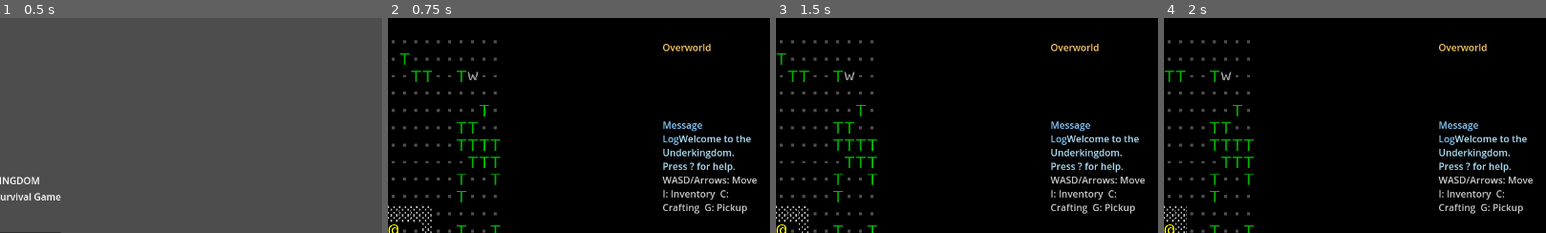
Above: before the commit, frames 1-4 (left to right).
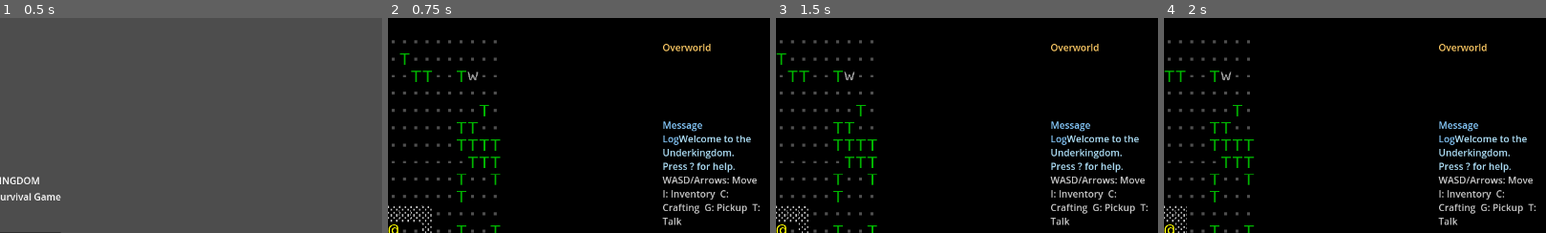
Above: after the commit, the same moments.

Repository: stevenraines/underkingdom-godot-cc
Game: Godot game, scene res://scenes/main.tscn
The game is run twice, just before and just after one commit, with the same random seed, the same clock (stepped at 60 frames per second) and the same inputs.
Inputs:
- Up to frame 1 (0.5 s): no input
- Up to frame 2 (0.75 s): click "Start New Game" at 0.5 s
- Up to frame 3 (1.5 s): tap Enter (ui_accept) at 1.25 s; hold Right (ui_right) from 1.28 s (still down); tap R at 1.35 s
- Up to frame 4 (2 s): keep holding Right (ui_right); tap Enter (ui_accept) at 1.52 s
The pictures show only the part of the screen within x 50-100%, y 2-52%; the shares and areas given below are measured in that part.

Frame 1 is identical in both runs. In frame 2, 0.1% of the frame differs, in the area x 71-98%, y 86-97%; in frame 3, 0.1%; in frame 4, 0.1%.

Commit message:
Connect message_logged signal to display system messages
Added _on_message_logged handler to game.gd to display messages from
the shop system, NPC interactions, and other game systems in the
message log. Updated welcome message to include T key for talking.

This fixes the issue where pressing T to interact with NPCs didn't
show any feedback to the player.

🤖 Generated with [Claude Code](https://claude.com/claude-code)

Co-Authored-By: Claude Sonnet 4.5 <noreply@anthropic.com>

Diff:
--- a/scenes/game.gd
+++ b/scenes/game.gd
@@ -86,13 +86,14 @@
 	EventBus.inventory_changed.connect(_on_inventory_changed)
 	EventBus.item_picked_up.connect(_on_item_picked_up)
 	EventBus.item_dropped.connect(_on_item_dropped)
+	EventBus.message_logged.connect(_on_message_logged)
 
 	# Update HUD
 	_update_hud()
 
 	# Add welcome message
 	_add_message("Welcome to the Underkingdom. Press ? for help.", Color(0.7, 0.9, 1.0))
-	_add_message("WASD/Arrows: Move  I: Inventory  C: Crafting  G: Pickup", Color(0.8, 0.8, 0.8))
+	_add_message("WASD/Arrows: Move  I: Inventory  C: Crafting  G: Pickup  T: Talk", Color(0.8, 0.8, 0.8))
 
 	print("Game scene initialized")
 
@@ -660,3 +661,7 @@
 	# Re-render to show dropped item
 	renderer.render_entity(pos, item.ascii_char, item.get_color())
 	_update_hud()
+
+## Called when a message is logged from any system
+func _on_message_logged(message: String) -> void:
+	_add_message(message, Color.WHITE)
